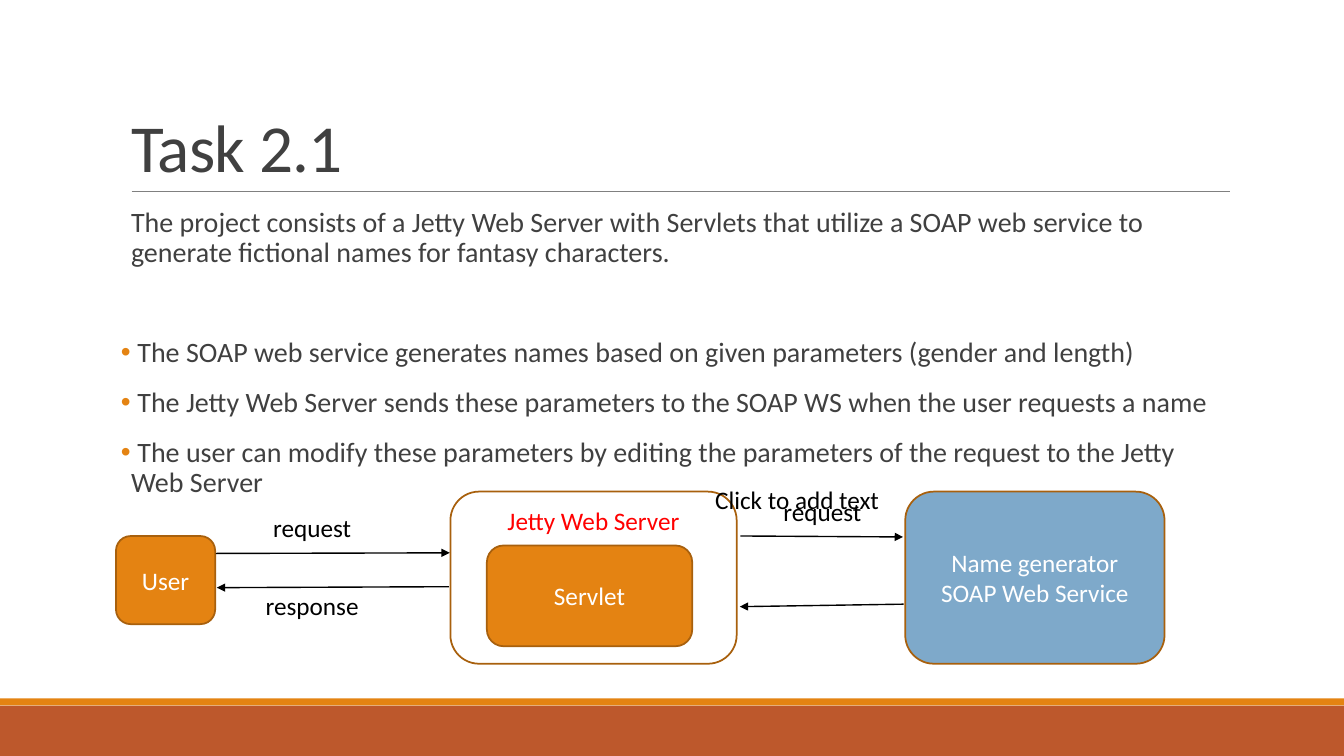
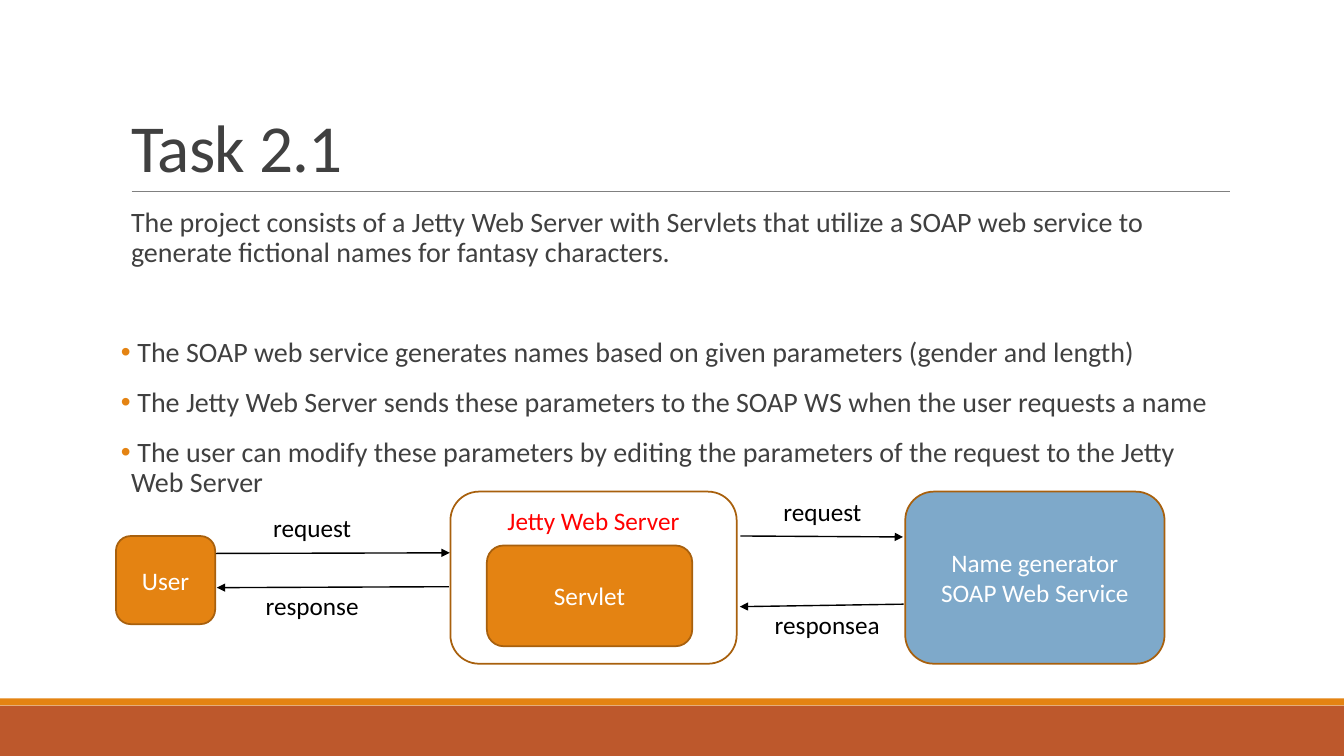
Before and after one commit to Rampastring/ties4560, a slide deck: slide 2 of Task-2/TIES4560 Task 2.pptx. Drawn at 1344x756 pixels with LibreOffice and Linux fonts; fonts in the diff are those of the drawing. Boxes give left, top, right and bottom in pixels: in the first picture for what was removed or moved away, otherwise in the second. Text is boxed around its words. In the diff, an @@ line names an element or a change of style, - is before the commit and + after.

Commit message:
Update presentation once more

```diff
--- a/Task-2/TIES4560 Task 2.pptx
+++ b/Task-2/TIES4560 Task 2.pptx
@@ text at bbox=[775, 621, 880, 638]: text changed @@
-Click to add text
+responsea
```
